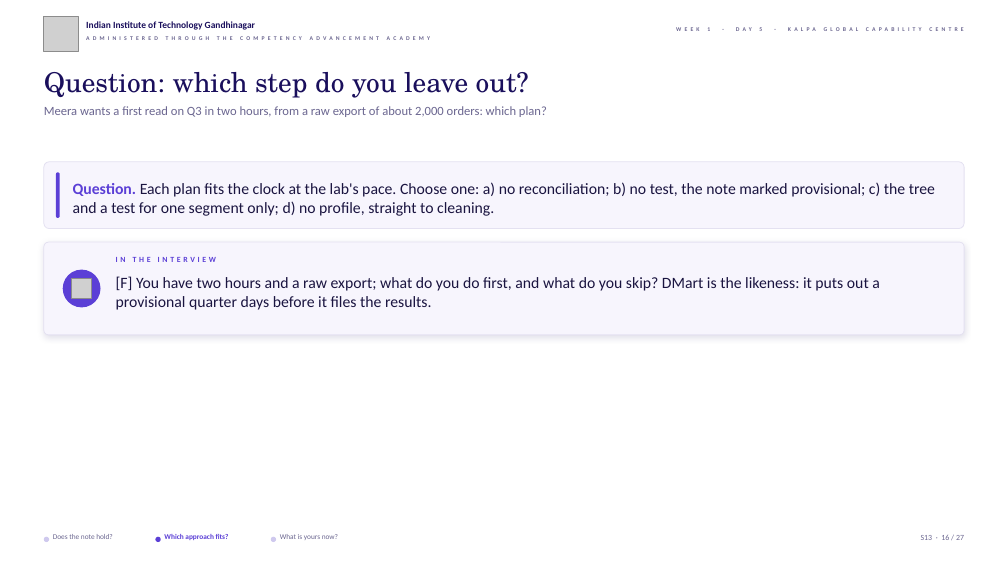
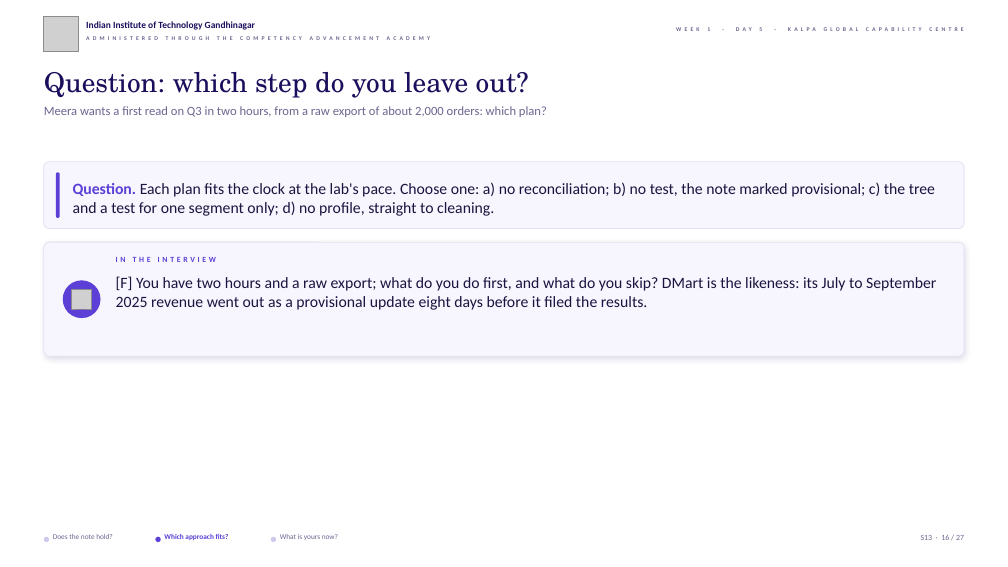
Before and after one commit to fde-academy-lab/c2-content-factory, a slide deck: slide 16 of content/W01/D5/slides/C2_W01_D05_rehearsal_STUDENT.pptx. Drawn at 1008x567 pixels with LibreOffice and Linux fonts; fonts in the diff are those of the drawing; grey boxes stand for pictures; background and template pictures are left out. Boxes give left, top, right and bottom in pixels: in the first picture for what was removed or moved away, otherwise in the second. Text is boxed around its words. In the diff, an @@ line names an element or a change of style, - is before the commit and + after.

```diff
--- a/content/W01/D5/slides/C2_W01_D05_rehearsal_STUDENT.pptx
+++ b/content/W01/D5/slides/C2_W01_D05_rehearsal_STUDENT.pptx
@@ rounded rectangle: place and size @@
-rounded rectangle at [44,242,964,335]
+rounded rectangle at [44,242,964,356]
@@ ellipse: place and size @@
-ellipse at [63,270,101,308]
+ellipse at [63,281,101,318]
@@ picture: place and size @@
-picture at [72,279,91,299]
+picture at [72,290,91,309]
@@ text at [116,276,936,310]: text changed @@
-[F] You have two hours and a raw export; what do you do first, and what do you skip? DMart is the likeness: it puts out a provisional quarter days before it files the results.
+[F] You have two hours and a raw export; what do you do first, and what do you skip? DMart is the likeness: its July to September 2025 revenue went out as a provisional update eight days before it filed the results.
```
Also in this commit, not shown: 9 other files.
